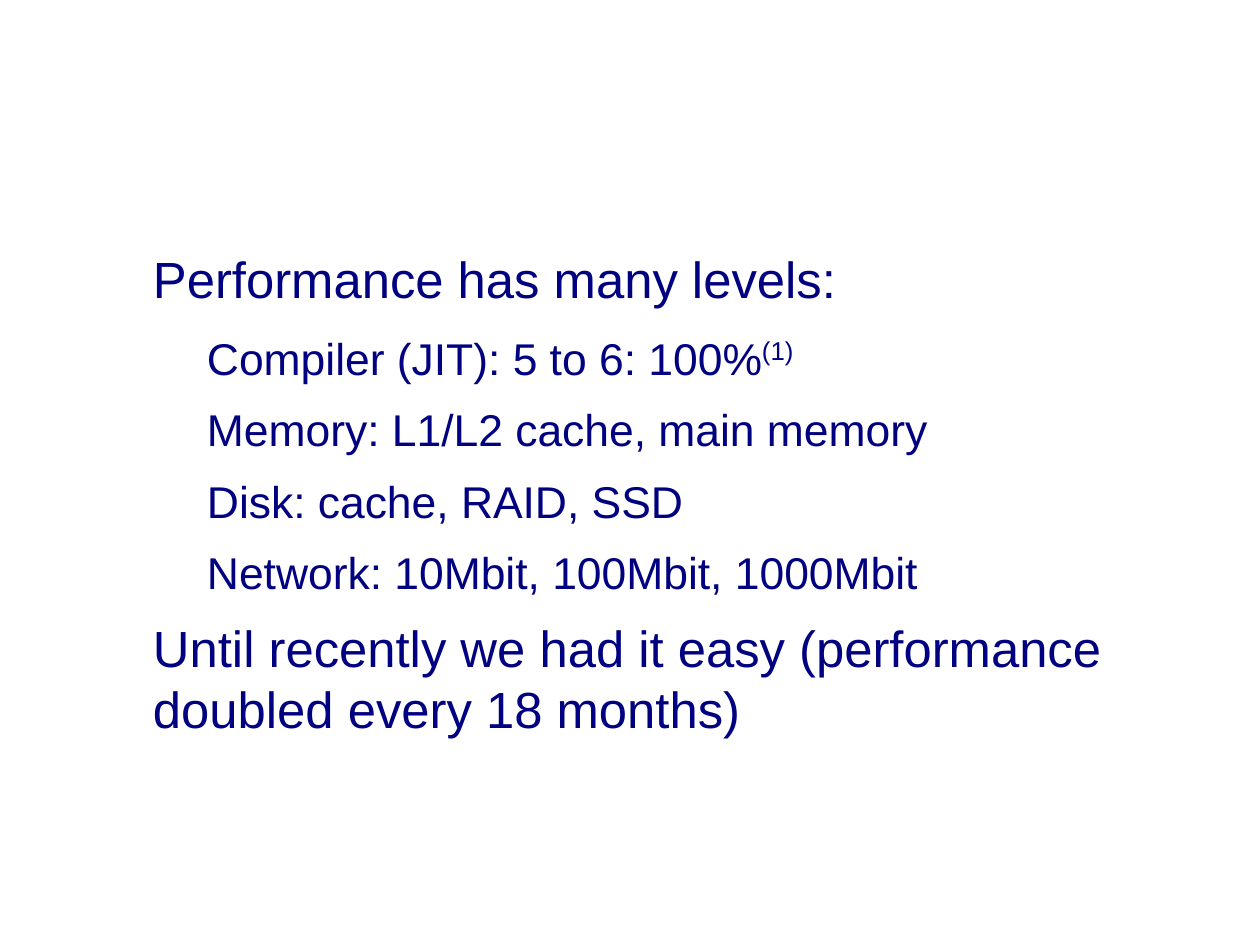
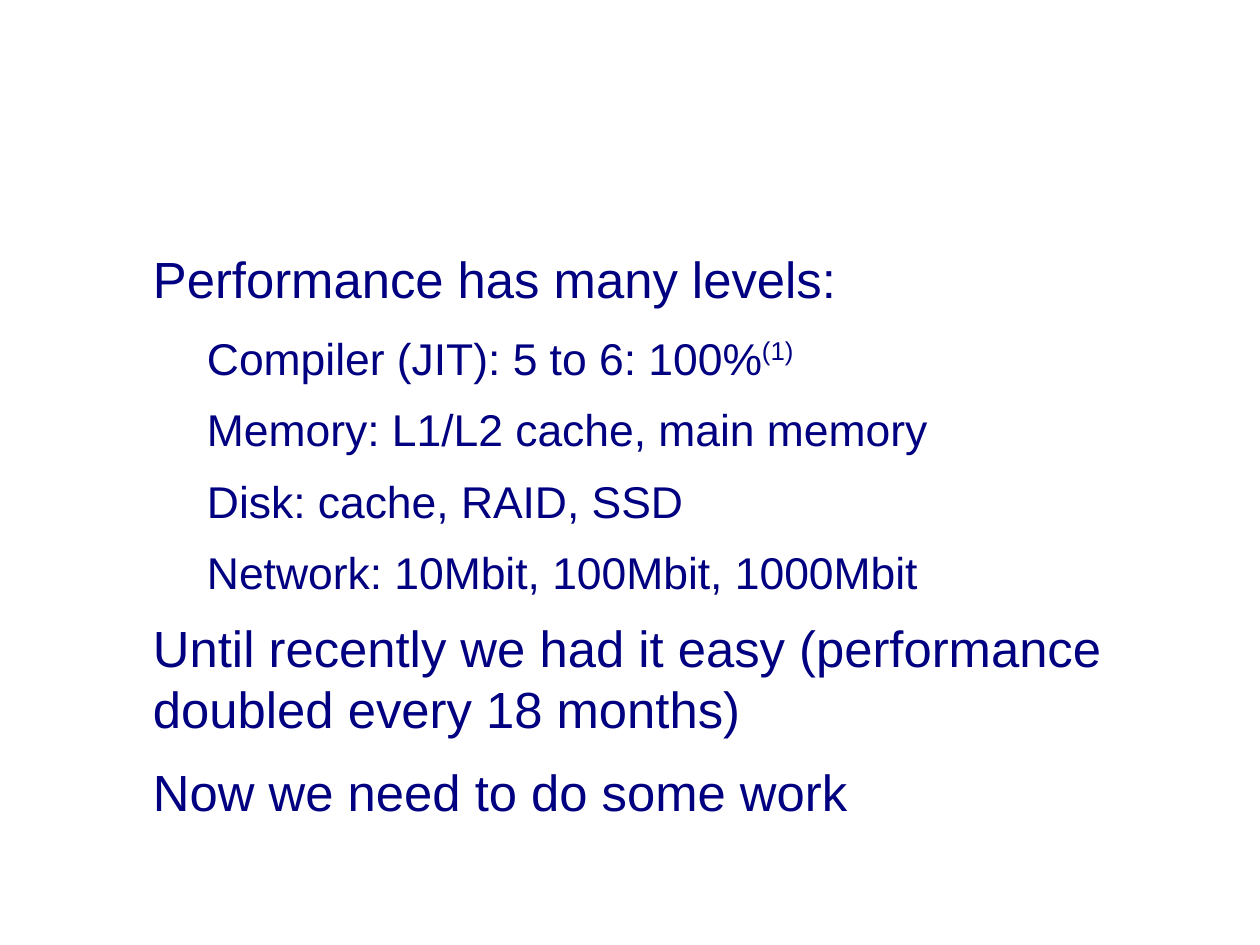
Before and after one commit to weijanlin/hype-free, a slide deck: slide 7 of java-perfopt-201003/java-perf-201003.odp. Drawn at 1260x945 pixels with LibreOffice and Linux fonts; fonts in the diff are those of the drawing; background and template pictures are left out. Boxes give left, top, right and bottom in pixels: in the first picture for what was removed or moved away, otherwise in the second. Text is boxed around its words. In the diff, an @@ line names an element or a change of style, - is before the commit and + after.

```diff
--- a/java-perfopt-201003/java-perf-201003.odp
+++ b/java-perfopt-201003/java-perf-201003.odp
@@ text at (153, 774, 847, 812): paragraph added @@
+● Now we need to do some work
```
Also in this commit, not shown: 5 other slides changed, 10 slides added, 1 other file.
